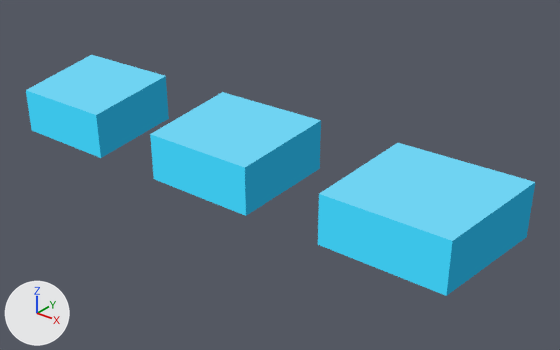
What one commit did to the glTF model Assets/TD2/Screen3D/Kit07/celadon3d/Link_DashH.gltf.
Camera for both pictures: a 50 mm lens placed at (0.801, -0.665, 0.562), pointed at (0.114, 0.193, 0.03). Arrows for +X, +Y and +Z are at lower left; the lights stay in place. The older version comes first.

The first picture shows 'Link_DashH_baked'.
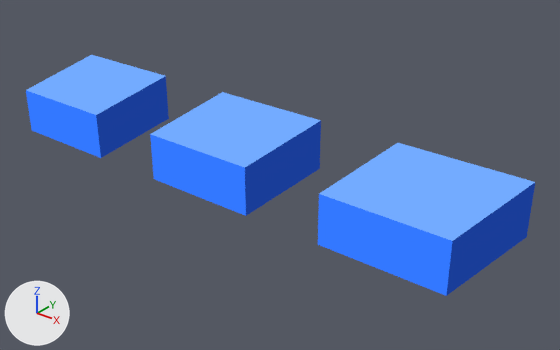
Boxes (x1, y1, x2, y2) around the edits, measured in the pictures (560 x 350 px):
'Link_DashH_baked', recoloured (cyan to blue): (26, 55, 535, 296) in both

The change, as a diff of the scene's bpy script:
```diff
--- a/Assets/TD2/Screen3D/Kit07/celadon3d/Link_DashH.gltf.py
+++ b/Assets/TD2/Screen3D/Kit07/celadon3d/Link_DashH.gltf.py
@@ mat_k07_celadon_link @@
 n0 = _N.new('ShaderNodeEmission'); n0.name = 'Emission'
-n0.inputs[0].default_value = (0.0452, 0.552, 0.807, 1.0)  # 'Color', cyan #3cc4e8
+n0.inputs[0].default_value = (0.0331, 0.187, 1.0, 1.0)  # 'Color', blue #3378ff
 n1 = _N.new('ShaderNodeLightPath'); n1.name = 'Light Path'
@@ mat_k07_celadon_link_shadow @@
 n0 = _N.new('ShaderNodeEmission'); n0.name = 'Emission'
-n0.inputs[0].default_value = (0.0123, 0.202, 0.342, 1.0)  # 'Color', cyan #1d7c9e
+n0.inputs[0].default_value = (0.01, 0.047, 0.319, 1.0)  # 'Color', blue #193d99
 n1 = _N.new('ShaderNodeLightPath'); n1.name = 'Light Path'
@@ mat_k07_celadon_link_light @@
 n0 = _N.new('ShaderNodeEmission'); n0.name = 'Emission'
-n0.inputs[0].default_value = (0.159, 0.651, 0.888, 1.0)  # 'Color', cyan #6fd3f2
+n0.inputs[0].default_value = (0.171, 0.406, 1.0, 1.0)  # 'Color', blue #73abff
 n1 = _N.new('ShaderNodeLightPath'); n1.name = 'Light Path'
```
